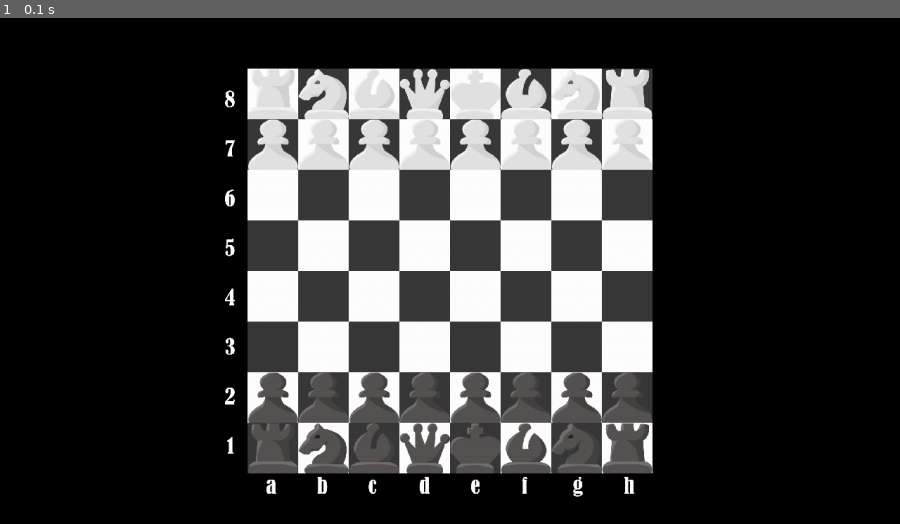
Above: before the commit, frame 1.
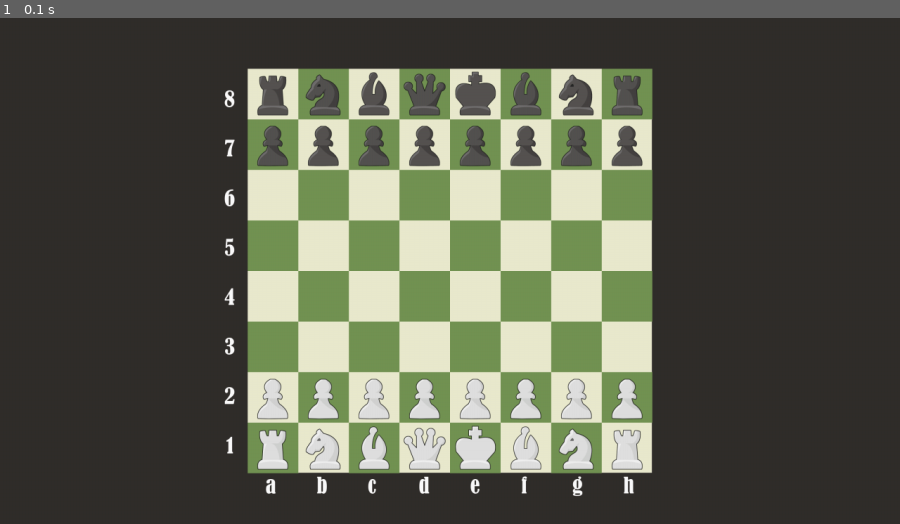
Above: after the commit, the same moment.

Repository: JohnPullmann/ChessPygame
Game: pygame game, started from game.py
Same seed, same stepped clock (60 frames per second), same inputs: the game is played once before the commit and once after it.
Inputs:
- Up to frame 1 (0.1 s): no input

The runs differ from the first frame. In frame 1, 99% of the frame differs, in the area x 0-100%, y 0-100%.

Commit message:
Fix assets bugs and improve graphic
- Fix png pieces stretching.
- Switch white and black position
- Add board2.png
- Change background color

Diff:
--- a/game.py
+++ b/game.py
@@ -5,6 +5,7 @@
 pygame.init()
 FPS = 60
 BLACK = (0,0,0)
+BACKGROUND_COLOR = (49,46,43)
 
 # create window
 WIDTH, HEIGHT = 1280, 720
@@ -17,8 +18,11 @@
 WINDOW = pygame.display.set_mode((WIDTH, HEIGHT))
 
 
+board = "board2"
+
+
 def draw():
-    WINDOW.fill(BLACK)
+    WINDOW.fill(BACKGROUND_COLOR)
     WINDOW.blit(Board.board_image, Board.position_of_board)
     WINDOW.blit(Board.identifiers_image, Board.position_of_identifiers)
 
@@ -30,20 +34,20 @@
     pygame.display.update()
 
 def load_images():
-    Board.board_image = pygame.image.load(os.path.join("images/PNG/", "board1.png"))
-    Board.board_image = pygame.transform.scale(Board.board_image, (Board.size_of_board, Board.size_of_board))
+    Board.board_image = pygame.image.load(os.path.join("images/PNG/", f"{board}.png"))
+    Board.board_image = pygame.transform.smoothscale(Board.board_image, (Board.size_of_board, Board.size_of_board))
 
     Board.identifiers_image = pygame.image.load(os.path.join("images/PNG/", "identifiers.png"))
-    Board.identifiers_image = pygame.transform.scale(Board.identifiers_image, (Board.size_of_identifiers, Board.size_of_identifiers))
+    Board.identifiers_image = pygame.transform.smoothscale(Board.identifiers_image, (Board.size_of_identifiers, Board.size_of_identifiers))
 
     for p in Board.white_pieces:
         #print(f"Loading: {p.color}_{p.type.lower()}.png")
         p.image = pygame.image.load(os.path.join("images/PNG/", f"{p.color}_{p.type.lower()}.png"))
-        p.image = pygame.transform.scale(p.image, (p.size, p.size))
+        p.image = pygame.transform.smoothscale(p.image, (p.size, p.size))
     for p in Board.black_pieces:
         #print(f"Loading: {p.color}_{p.type.lower()}.png")
         p.image = pygame.image.load(os.path.join("images/PNG/", f"{p.color}_{p.type.lower()}.png"))
-        p.image = pygame.transform.scale(p.image, (p.size, p.size))
+        p.image = pygame.transform.smoothscale(p.image, (p.size, p.size))
 
 
 class Board():
@@ -66,42 +70,42 @@
         self.board = [[0 for _ in range(8)] for _ in range(8)]
         print(f"Board: {self.board}")
 
-        self.board[0][0] = Rook("white", (0, 0))
-        self.board[0][1] = Knight("white", (0, 1))
-        self.board[0][2] = Bishop("white", (0, 2))
-        self.board[0][3] = Queen("white", (0, 3))
-        self.board[0][4] = King("white", (0, 4))
-        self.board[0][5] = Bishop("white", (0, 5))
-        self.board[0][6] = Knight("white", (0, 6))
-        self.board[0][7] = Rook("white", (0, 7))
-
-        self.board[1][0] = Pawn("white", (1, 0))
-        self.board[1][1] = Pawn("white", (1, 1))
-        self.board[1][2] = Pawn("white", (1, 2))
-        self.board[1][3] = Pawn("white", (1, 3))
-        self.board[1][4] = Pawn("white", (1, 4))
-        self.board[1][5] = Pawn("white", (1, 5))
-        self.board[1][6] = Pawn("white", (1, 6))
-        self.board[1][7] = Pawn("white", (1, 7))
-
-
-        self.board[6][0] = Pawn("black", (6, 0))
-        self.board[6][1] = Pawn("black", (6, 1))
-        self.board[6][2] = Pawn("black", (6, 2))
-        self.board[6][3] = Pawn("black", (6, 3))
-        self.board[6][4] = Pawn("black", (6, 4))
-        self.board[6][5] = Pawn("black", (6, 5))
-        self.board[6][6] = Pawn("black", (6, 6))
-        self.board[6][7] = Pawn("black", (6, 7))
-
-        self.board[7][0] = Rook("black", (7, 0))
-        self.board[7][1] = Knight("black", (7, 1))
-        self.board[7][2] = Bishop("black", (7, 2))
-        self.board[7][3] = Queen("black", (7, 3))
-        self.board[7][4] = King("black", (7, 4))
-        self.board[7][5] = Bishop("black", (7, 5))
-        self.board[7][6] = Knight("black", (7, 6))
-        self.board[7][7] = Rook("black", (7, 7))
+        self.board[6][0] = Pawn("white", (6, 0))
+        self.board[6][1] = Pawn("white", (6, 1))
+        self.board[6][2] = Pawn("white", (6, 2))
+        self.board[6][3] = Pawn("white", (6, 3))
+        self.board[6][4] = Pawn("white", (6, 4))
+        self.board[6][5] = Pawn("white", (6, 5))
+        self.board[6][6] = Pawn("white", (6, 6))
+        self.board[6][7] = Pawn("white", (6, 7))
+
+        self.board[7][0] = Rook("white", (7, 0))
+        self.board[7][1] = Knight("white", (7, 1))
+        self.board[7][2] = Bishop("white", (7, 2))
+        self.board[7][3] = Queen("white", (7, 3))
+        self.board[7][4] = King("white", (7, 4))
+        self.board[7][5] = Bishop("white", (7, 5))
+        self.board[7][6] = Knight("white", (7, 6))
+        self.board[7][7] = Rook("white", (7, 7))
+
+
+        self.board[0][0] = Rook("black", (0, 0))
+        self.board[0][1] = Knight("black", (0, 1))
+        self.board[0][2] = Bishop("black", (0, 2))
+        self.board[0][3] = Queen("black", (0, 3))
+        self.board[0][4] = King("black", (0, 4))
+        self.board[0][5] = Bishop("black", (0, 5))
+        self.board[0][6] = Knight("black", (0, 6))
+        self.board[0][7] = Rook("black", (0, 7))
+
+        self.board[1][0] = Pawn("black", (1, 0))
+        self.board[1][1] = Pawn("black", (1, 1))
+        self.board[1][2] = Pawn("black", (1, 2))
+        self.board[1][3] = Pawn("black", (1, 3))
+        self.board[1][4] = Pawn("black", (1, 4))
+        self.board[1][5] = Pawn("black", (1, 5))
+        self.board[1][6] = Pawn("black", (1, 6))
+        self.board[1][7] = Pawn("black", (1, 7))
 
         #print(f"Board: {self.board}")
 
Binary file changed: images/PNG/black_bishop.png
Binary file changed: images/PNG/black_king.png
Binary file changed: images/PNG/black_knight.png
Binary file changed: images/PNG/black_pawn.png
Binary file changed: images/PNG/black_queen.png
Binary file changed: images/PNG/black_rook.png
Binary file added: images/PNG/board2.png
Binary file changed: images/PNG/white_bishop.png
Binary file changed: images/PNG/white_king.png
Binary file changed: images/PNG/white_knight.png
Binary file changed: images/PNG/white_pawn.png
Binary file changed: images/PNG/white_queen.png
(and 1 more such lines)
